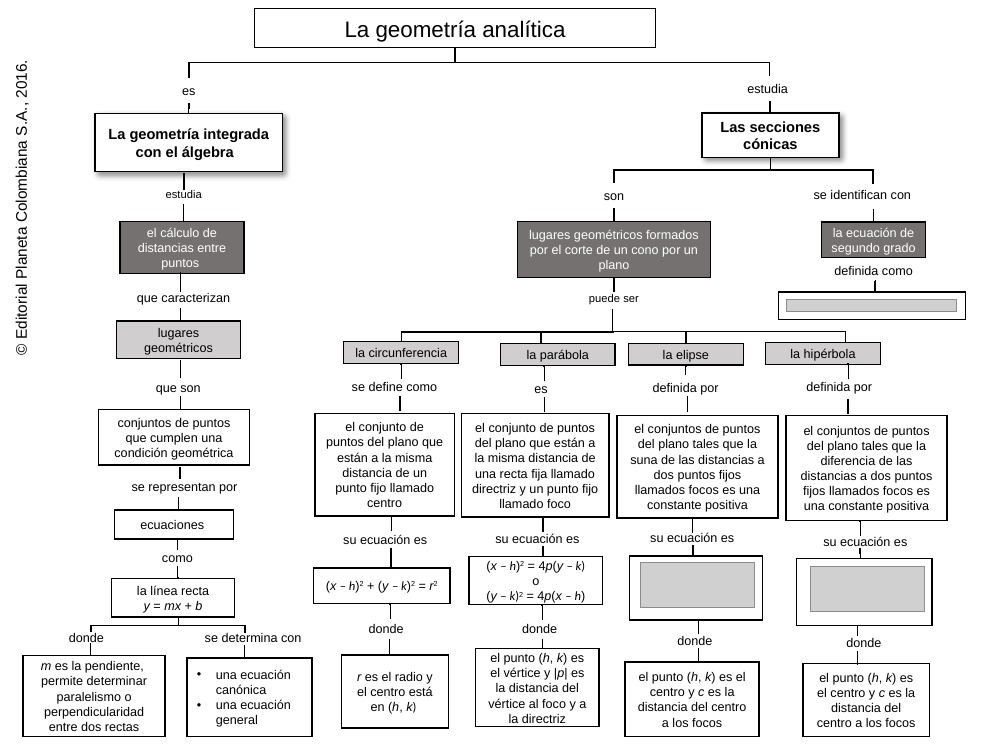
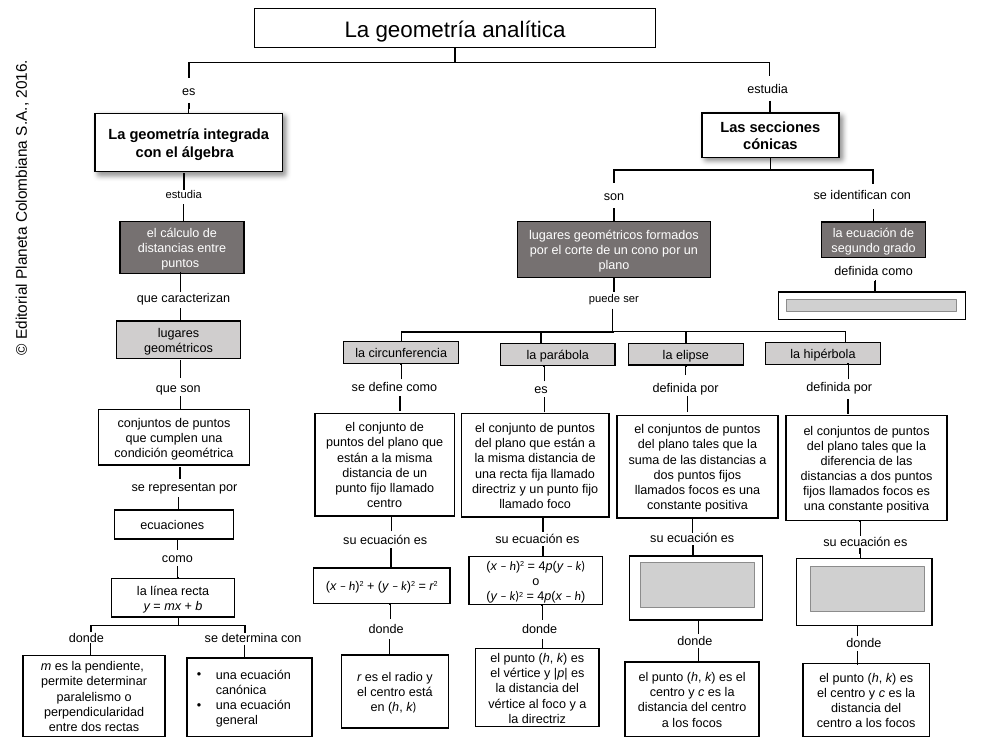
Before and after one commit to AulaPlanetaColombia/Matematicas, a slide deck: slide 1 of fuentes/contenidos/grado10/guion05/MC_MA_10_05_CO.pptx. Drawn at 1008x756 pixels with LibreOffice and Linux fonts; fonts in the diff are those of the drawing; grey boxes stand for pictures; background and template pictures are left out. Boxes give left, top, right and bottom in pixels: in the first picture for what was removed or moved away, otherwise in the second. Text is boxed around its words. In the diff, an @@ line names an element or a change of style, - is before the commit and + after.

Commit message:
letra mapa 10_05_co

```diff
--- a/fuentes/contenidos/grado10/guion05/MC_MA_10_05_CO.pptx
+++ b/fuentes/contenidos/grado10/guion05/MC_MA_10_05_CO.pptx
@@ text in rectangle at [629,424,766,512]: text changed @@
-el conjuntos de puntos del plano tales que la suna de las distancias a dos puntos fijos llamados focos es una constante positiva
+el conjuntos de puntos del plano tales que la suma de las distancias a dos puntos fijos llamados focos es una constante positiva
```
